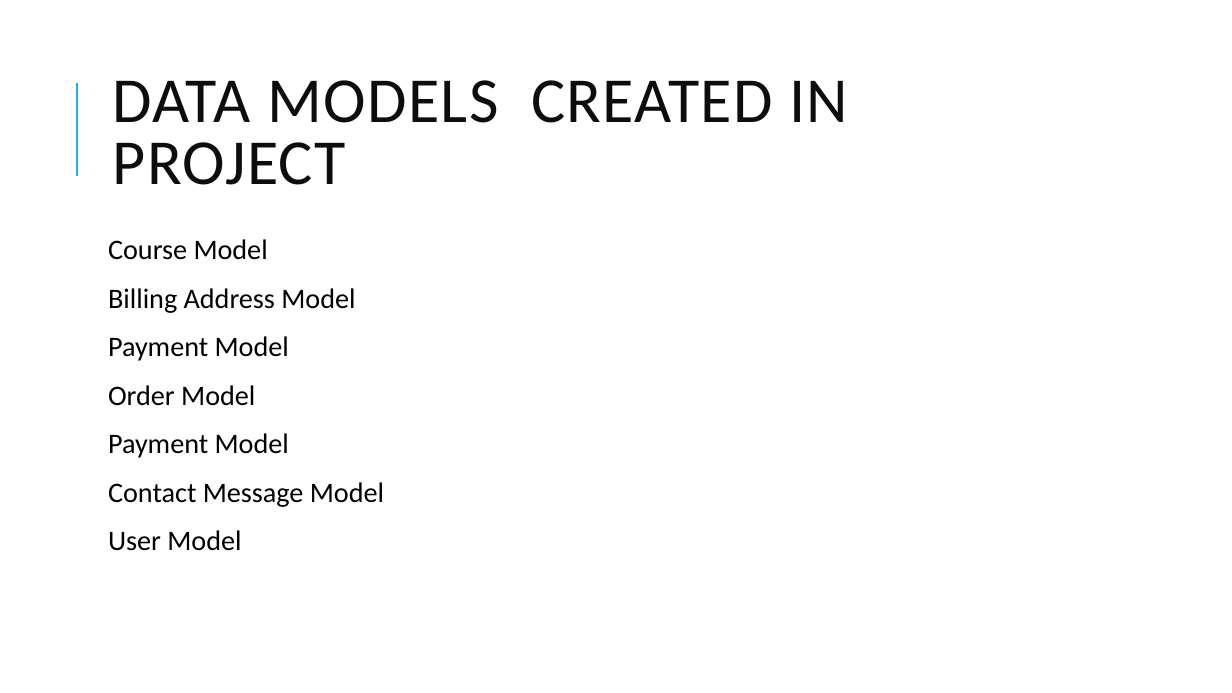
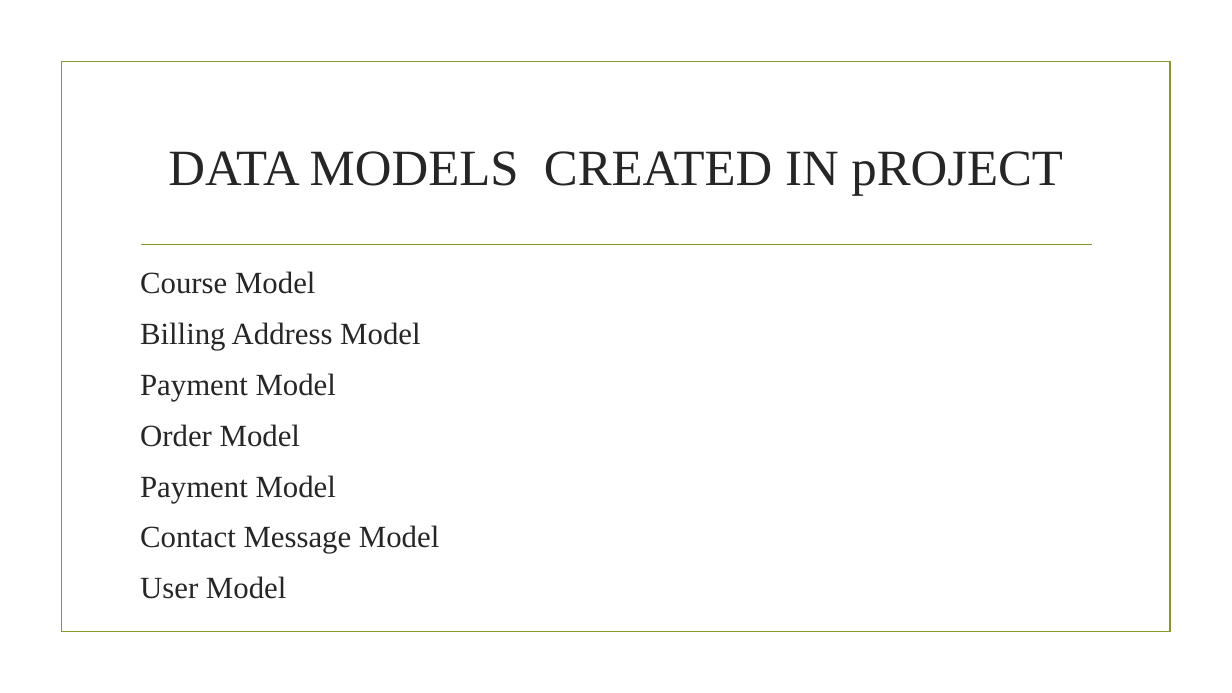
Before and after one commit to davidadey000/codeavenue, a slide deck: slide 9 of documentation/final_project_presentation.pptx (slide 8 before the commit). Drawn at 1232x693 pixels with LibreOffice and Linux fonts; fonts in the diff are those of the drawing; background and template pictures are left out. Boxes give left, top, right and bottom in pixels: in the first picture for what was removed or moved away, otherwise in the second. Text is boxed around its words. In the diff, an @@ line names an element or a change of style, - is before the commit and + after.

```diff
--- a/documentation/final_project_presentation.pptx
+++ b/documentation/final_project_presentation.pptx
@@ rectangle added at box(61, 62, 1170, 632), outline #83992A 1.25 pt @@
@@ line removed from (77, 176) to (77, 83) @@
@@ title at box(168, 151, 1063, 195): text changed; size 50 to 39.6 pt; font Calibri to Times New Roman; text colour #0D0D0D to #262626 @@
-DATA MODELS CREATED IN PROJECT
+DATA MODELS CREATED IN pROJECT
@@ text "Course Model": place and size @@
-text "Course Model" at box(108, 239, 384, 551)
+text "Course Model" at box(140, 271, 439, 599)
@@ text "Course Model" at box(140, 271, 439, 599): size 22 to 24 pt, font Calibri to Times New Roman, text colour #000000 to #262626; line spacing 0.9 to 1; less space between paragraphs @@
@@ line added from (141, 245) to (1092, 245), #83992A 1.25 pt @@
```
Also in this commit, not shown: 9 other slides changed, 2 slides added, 1 slide removed, 3 other files.
